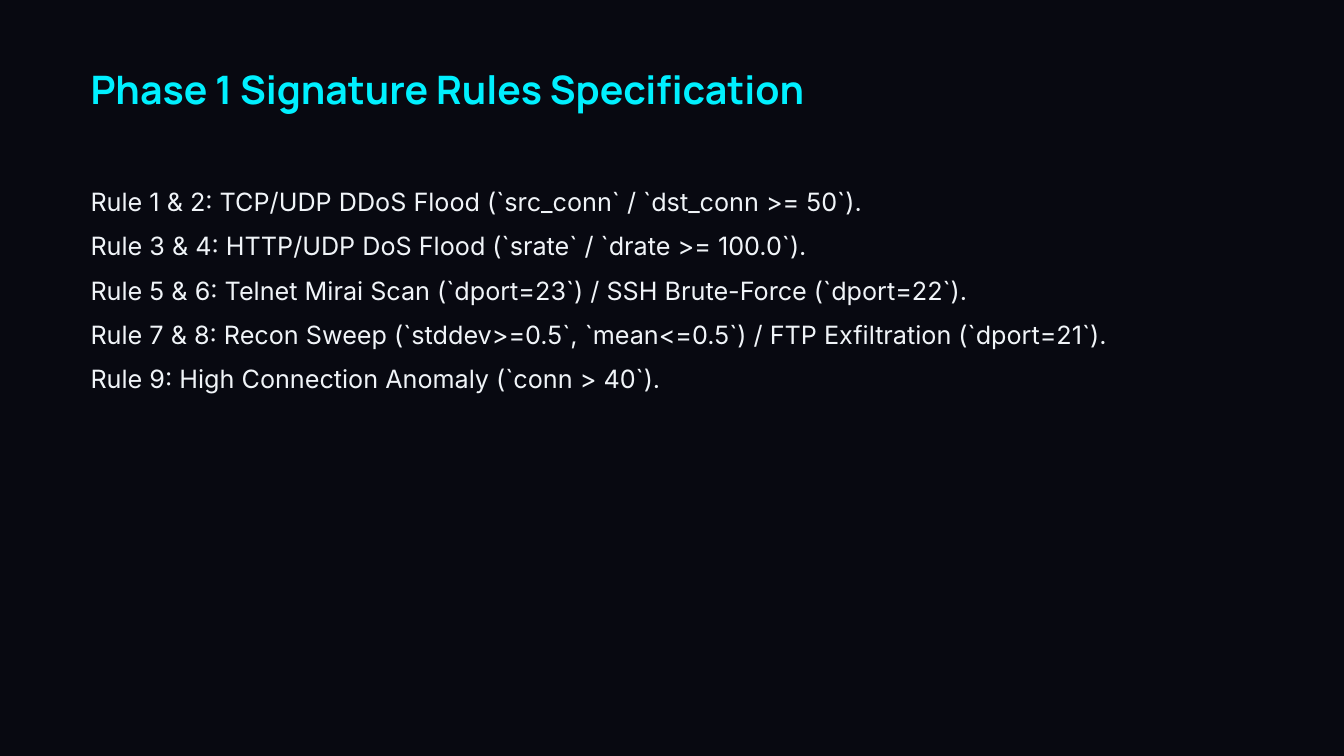
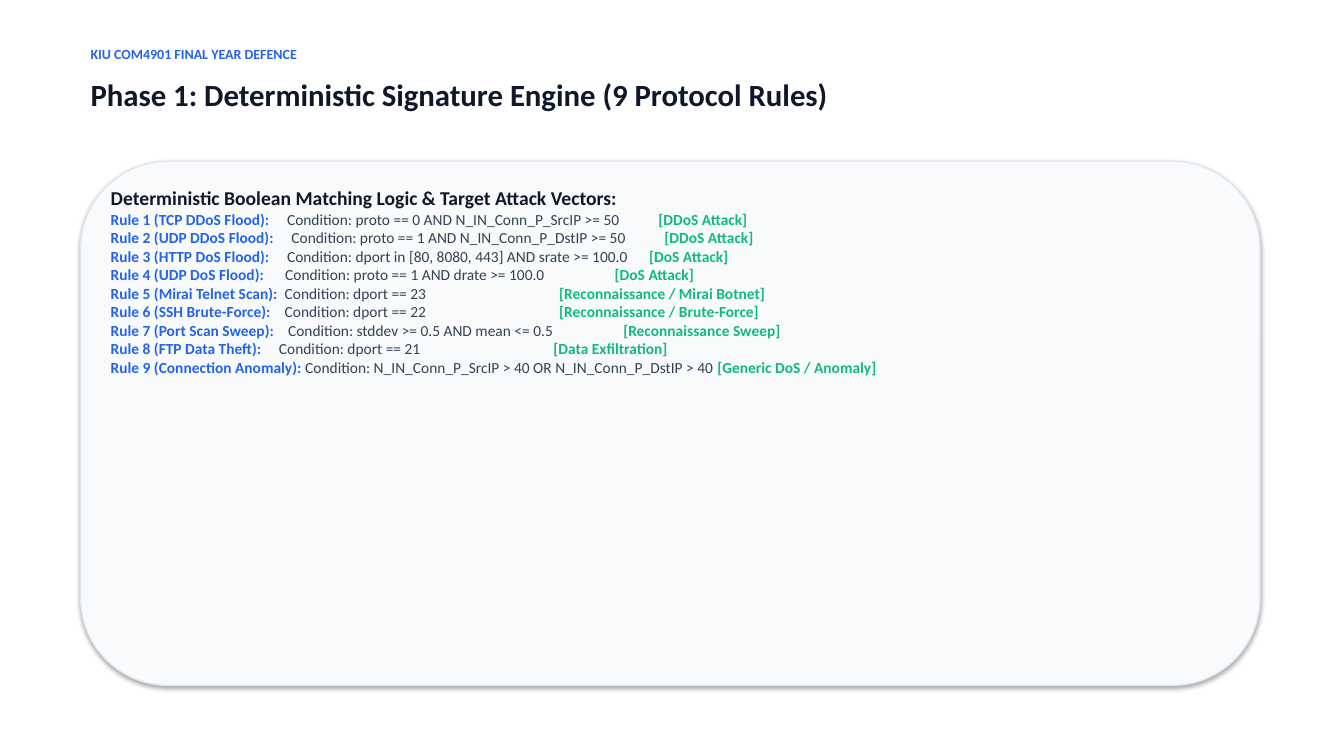
Before and after one commit to lakmal6214/IDS-Forge-Research, a slide deck: slide 9 of docs/Viva_Presentation_IDS_Forge_14519.pptx (slide 10 before the commit). Drawn at 1344x756 pixels with LibreOffice and Linux fonts; fonts in the diff are those of the drawing. Boxes give left, top, right and bottom in pixels: in the first picture for what was removed or moved away, otherwise in the second. Text is boxed around its words. In the diff, an @@ line names an element or a change of style, - is before the commit and + after.

```diff
--- a/docs/Viva_Presentation_IDS_Forge_14519.pptx
+++ b/docs/Viva_Presentation_IDS_Forge_14519.pptx
@@ background #080911 to #FFFFFF @@
@@ text added at bbox=[91, 50, 297, 59], 10 pt, text #2563EB, bold @@
+KIU COM4901 FINAL YEAR DEFENCE
@@ text at bbox=[91, 83, 828, 112]: text changed; size 28 to 22 pt; font Manrope to Calibri; text colour #00F0FF to #0F172A @@
-Phase 1 Signature Rules Specification
+Phase 1: Deterministic Signature Engine (9 Protocol Rules)
@@ rounded rectangle added at bbox=[81, 161, 1260, 686], fill #F8FAFC, outline #E2E8F0 1 pt @@
@@ text at bbox=[111, 191, 876, 376]: text changed; size 18 to 11 pt; font Inter to Calibri; text colour #F0F4F8 to #334155; bold on @@
-Rule 1 & 2: TCP/UDP DDoS Flood (`src_conn` / `dst_conn >= 50`).
-Rule 3 & 4: HTTP/UDP DoS Flood (`srate` / `drate >= 100.0`).
-Rule 5 & 6: Telnet Mirai Scan (`dport=23`) / SSH Brute-Force (`dport=22`).
-Rule 7 & 8: Recon Sweep (`stddev>=0.5`, `mean<=0.5`) / FTP Exfiltration (`dport=21`).
-Rule 9: High Connection Anomaly (`conn > 40`).
+Deterministic Boolean Matching Logic & Target Attack Vectors:
+Rule 1 (TCP DDoS Flood): Condition: proto == 0 AND N_IN_Conn_P_SrcIP >= 50 [DDoS Attack]
+Rule 2 (UDP DDoS Flood): Condition: proto == 1 AND N_IN_Conn_P_DstIP >= 50 [DDoS Attack]
+Rule 3 (HTTP DoS Flood): Condition: dport in [80, 8080, 443] AND srate >= 100.0 [DoS Attack]
+Rule 4 (UDP DoS Flood): Condition: proto == 1 AND drate >= 100.0 [DoS Attack]
+Rule 5 (Mirai Telnet Scan): Condition: dport == 23 [Reconnaissance / Mirai Botnet]
+Rule 6 (SSH Brute-Force): Condition: dport == 22 [Reconnaissance / Brute-Force]
+Rule 7 (Port Scan Sweep): Condition: stddev >= 0.5 AND mean <= 0.5 [Reconnaissance Sweep]
+Rule 8 (FTP Data Theft): Condition: dport == 21 [Data Exfiltration]
+Rule 9 (Connection Anomaly): Condition: N_IN_Conn_P_SrcIP > 40 OR N_IN_Conn_P_DstIP > 40 [Generic DoS / Anomaly]
```
Also in this commit, not shown: 2 other slides changed, 13 slides added, 32 slides removed, 1 other file.
